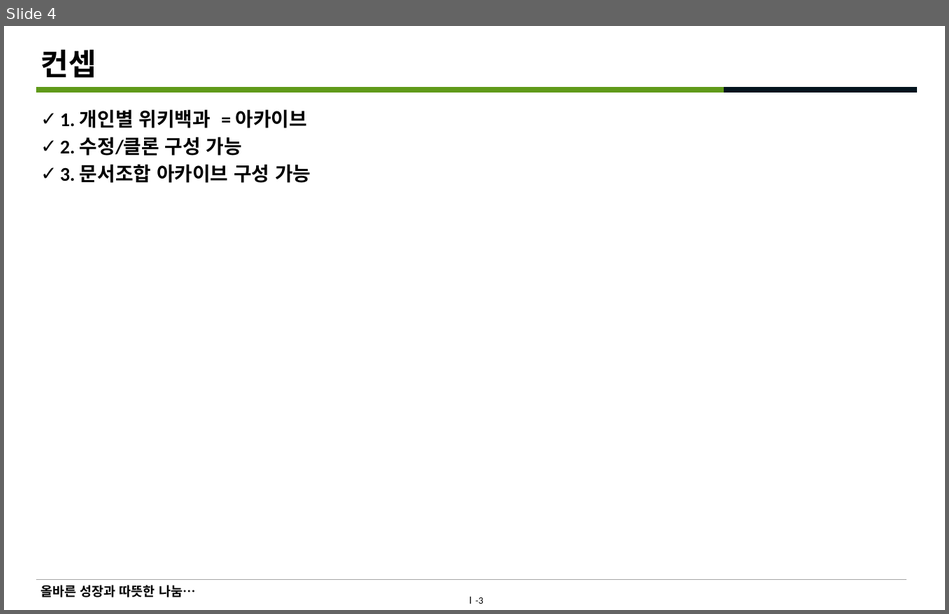
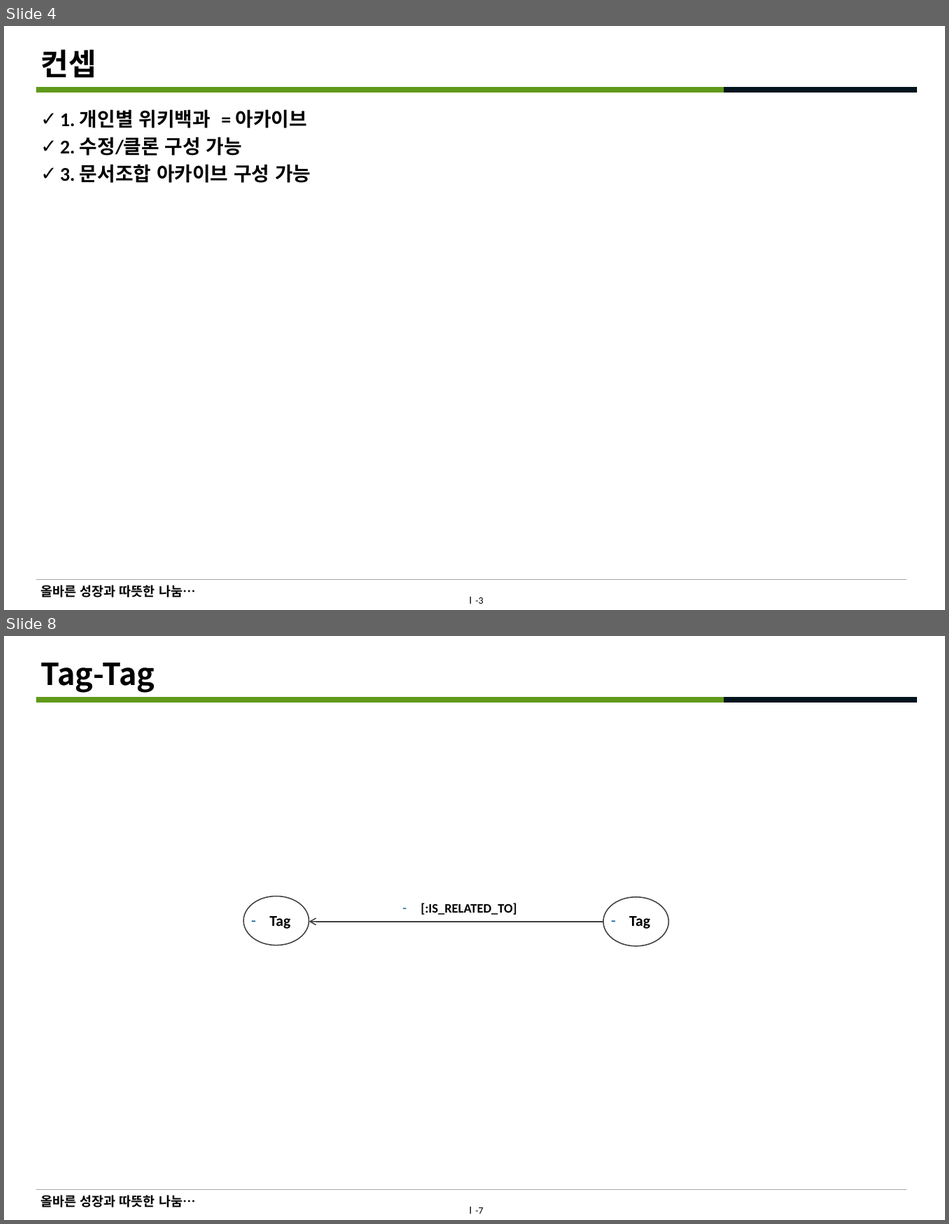
Before and after one commit to D2Archeve/D2FestWork, a slide deck: document/D2Archeve 기획 v.0.1.pptx. Shown one above the other, each under a label of ours: slide 4 before the commit, slides 4 and 8 after it; the slides between them are not shown. The pictures are 949x614 and 949x1224 pixels, drawn with LibreOffice and Linux fonts; fonts in the diff are those of the drawing; background and template pictures are left out. Boxes give left, top, right and bottom in pixels: in the first picture for what was removed or moved away, otherwise in the second. Text is boxed around its words. In the diff, an @@ line names an element or a change of style, - is before the commit and + after.

```diff
--- a/document/D2Archeve 기획 v.0.1.pptx
+++ b/document/D2Archeve 기획 v.0.1.pptx
@@ slide 8 added at (4,636,945,1220), background #FFFFFF; not listed: 5 template elements that a slide beside it also shows @@
@@ title added at (40,663,155,693), 28 pt, text #000000, bold @@
+Tag-Tag
@@ ellipse added at (244,896,309,945), fill #FFFFFF, outline #404040 1 pt @@
@@ text added at (420,903,516,915), 12 pt, text #000000, bold @@
+– [:IS_RELATED_TO]
@@ ellipse added at (604,897,669,946), fill #FFFFFF, outline #404040 1 pt @@
@@ text added at (269,916,290,929), 14 pt, text #000000, bold @@
+– Tag
@@ arrow added from (604, 922) to (309, 922), #404040 1 pt @@
@@ text added at (629,916,650,929), 14 pt, text #000000, bold @@
+– Tag
@@ arrow added from (299, 938) to (299, 938), #404040 1 pt @@
```
Also in this commit, not shown: 4 other slides added.
